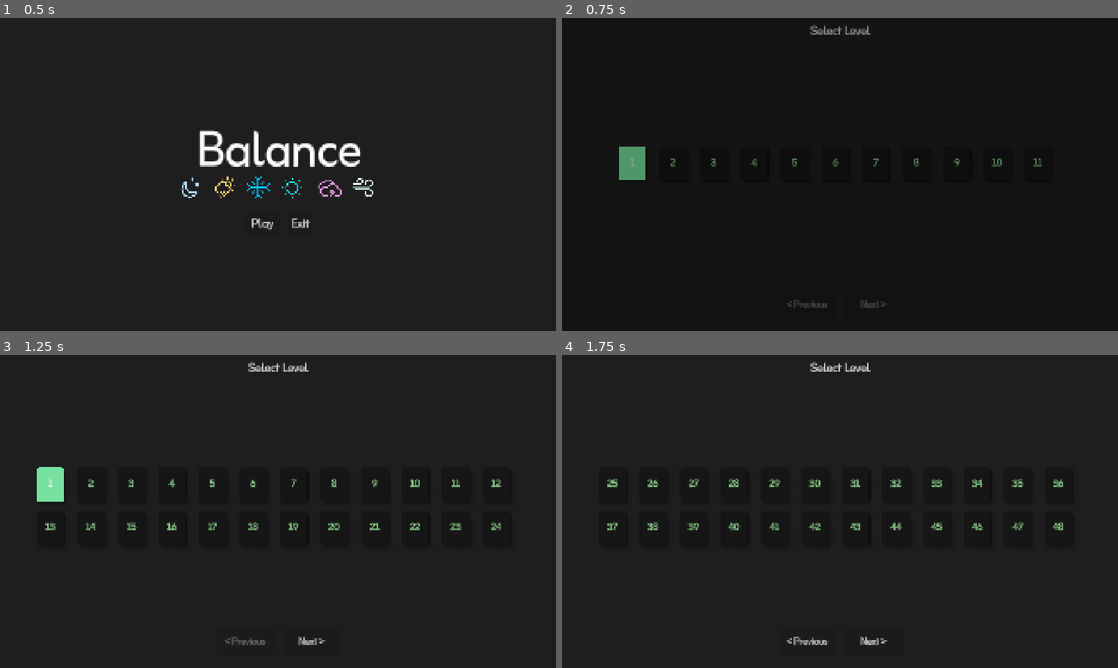
Above: before the commit, frames 1-4 (two rows, left to right).
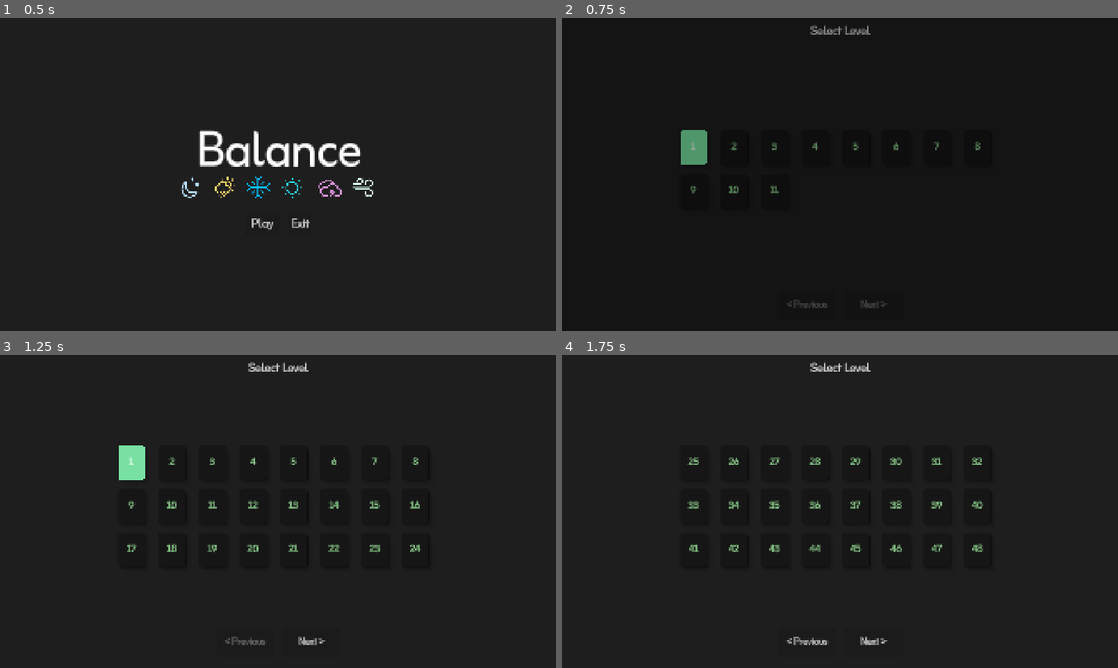
Above: after the commit, the same moments.

Repository: Ghosttown-sys/Balance
Game: Godot game, scene res://addons/revelab_base_kit/title/title.tscn
Two runs of this game, one before a commit and one after it. Both use one fixed random seed, a clock stepped at 60 frames per second and the inputs below.
Inputs:
- Up to frame 1 (0.5 s): no input
- Up to frame 2 (0.75 s): click "Play" at 0.5 s
- Up to frame 3 (1.25 s): no input
- Up to frame 4 (1.75 s): click "Next >" at 1.25 s

Frame 1 is identical in both runs. In frame 2, 1.4% of the frame differs, in the area x 10-87%, y 35-56%; in frame 3, 2.4%, in the area x 6-91%, y 28-63%; in frame 4, 1.8%.

Commit message:
adjusted scaling

Diff:
--- a/playable/level_ui/levels.tscn
+++ b/playable/level_ui/levels.tscn
@@ -16,6 +16,6 @@
 grow_vertical = 2
 theme_override_constants/h_separation = 140
 theme_override_constants/v_separation = 150
-columns = 12
+columns = 8
 script = ExtResource("1_pk5pq")
 main_scene = "uid://dlta5f0tklkad"
--- a/playable/main/main.gd
+++ b/playable/main/main.gd
@@ -7,20 +7,17 @@
 @onready var next_level: Button = %Next_Level
 @onready var level_clear: Label = %"Level Clear"
 @onready var reset_button: Button = %Reset
-@onready var difficulty: Label = %difficulty
 
 
 var current_difficulty : float:
 	get():
-		return clamp((Game.current_level_index + 2) * 0.05,0.1,1.0)
+		return clamp((Game.current_level_index + 4) * 0.05,0.1,1.0)
 var complexcity := 1
-@onready var diifculty_slider: HSlider = %Diifculty_Slider
+
 
 func _ready() -> void:
 	reset_button.pressed.connect(_on_reset_pressed)
 	current_difficulty = Game.current_difficulty
-	diifculty_slider.value = current_difficulty
-	print(current_difficulty)
 	puzzle.puzzle_completed.connect(_on_puzzle_completed)
 	Game.current_level_index = Game.transition_level
 	start_level()
@@ -29,6 +26,7 @@
 func _on_next_level_pressed() -> void:
 	Game.complete_current_level()
 	start_level()
+
 
 func _on_reset_pressed() -> void:
 	start_level()
@@ -48,16 +46,3 @@
 	level_clear.text = "Level Cleared!"
 	next_level.visible = true
 	Game.highest_level_index = max(Game.highest_level_index, Game.current_level_index)
-
-
-func _on_diifculty_slider_drag_ended(value_changed: bool) -> void:
-	if !value_changed:
-		return
-
-	current_difficulty = diifculty_slider.value
-	Game.current_difficulty = current_difficulty
-	start_level()
-
-
-func _on_diifculty_slider_value_changed(value: float) -> void:
-	difficulty.text = str(value)
